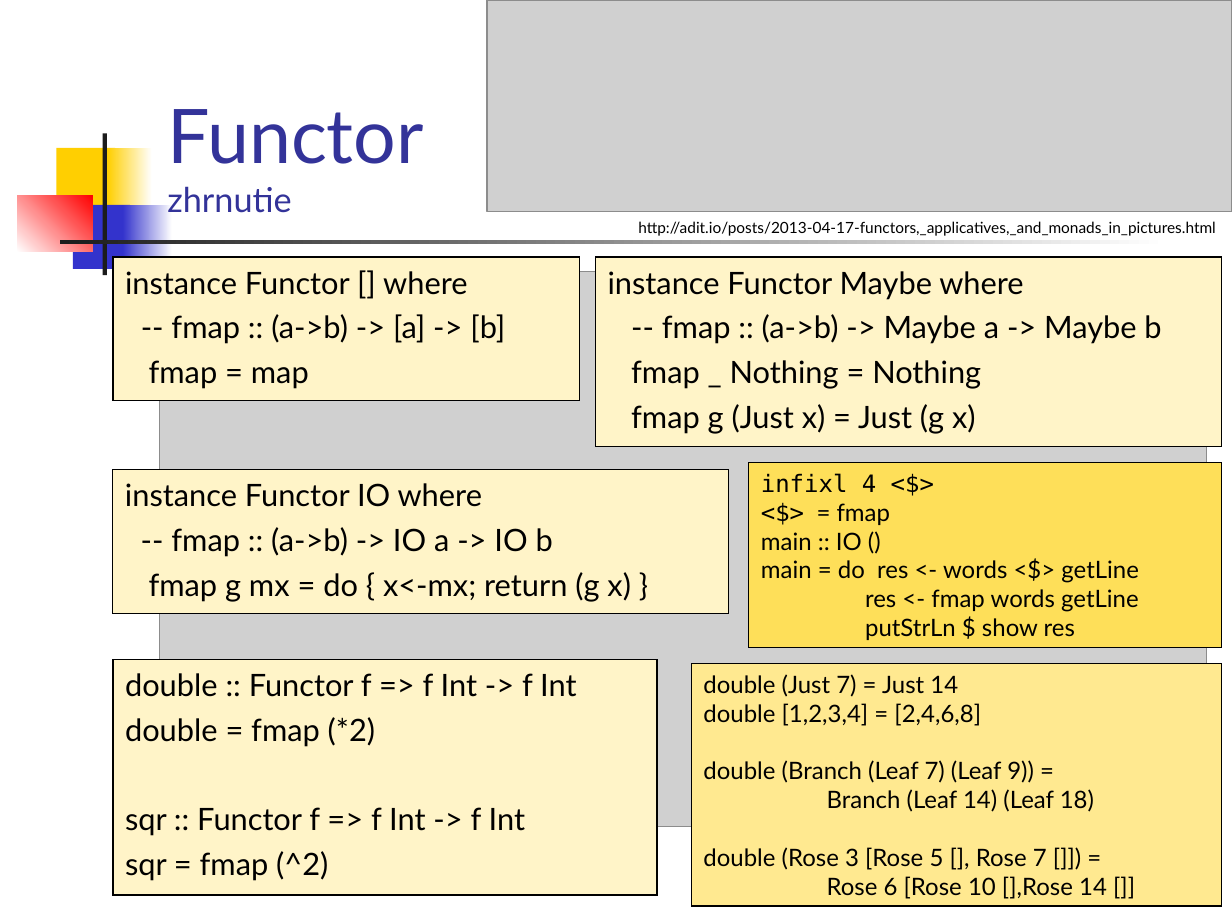
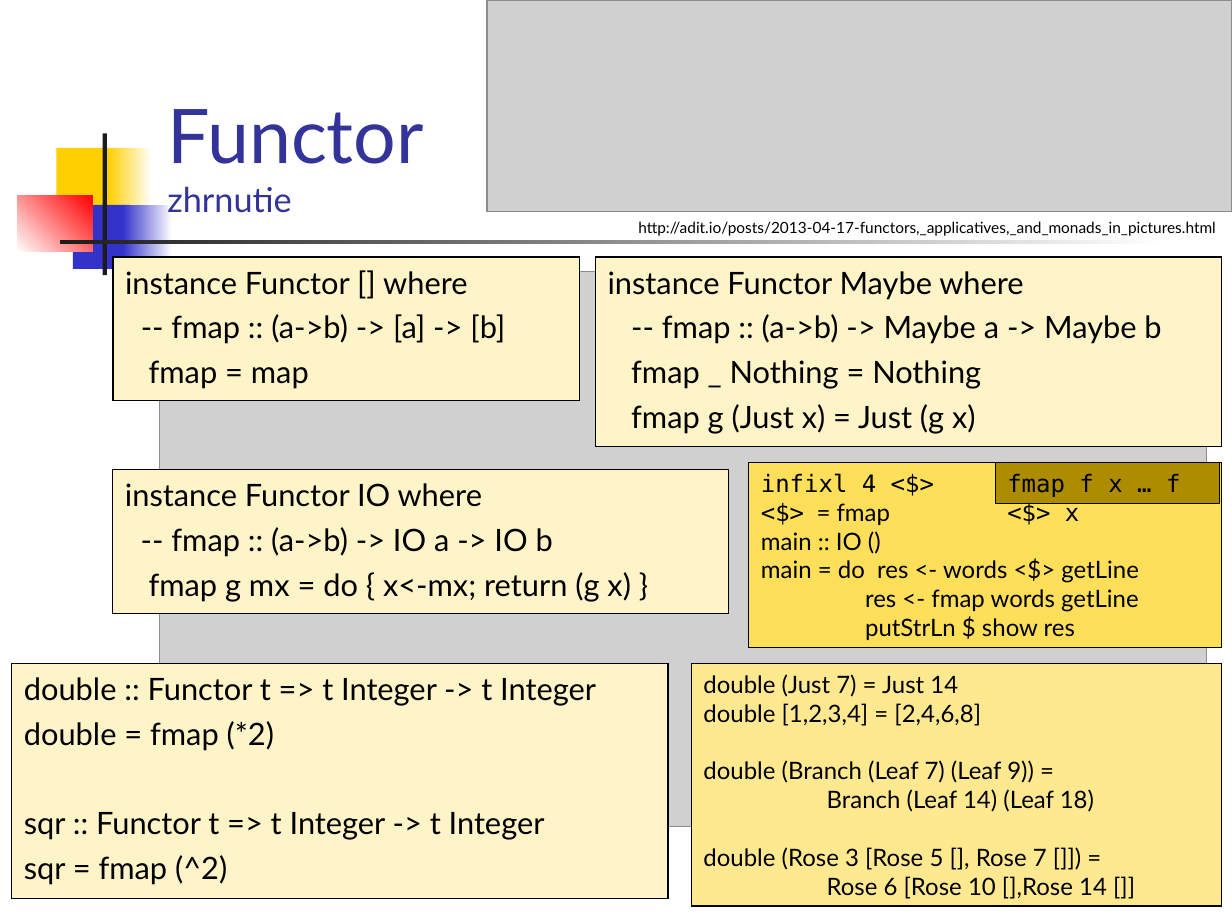
Before and after one commit to Funkcionalne/Prednasky, a slide deck: slide 13 of 11/11_fpro.ppt. Drawn at 1232x924 pixels with LibreOffice and Linux fonts; fonts in the diff are those of the drawing; grey boxes stand for pictures. Boxes give left, top, right and bottom in pixels: in the first picture for what was removed or moved away, otherwise in the second. Text is boxed around its words. In the diff, an @@ line names an element or a change of style, - is before the commit and + after.

```diff
--- a/11/11_fpro.ppt
+++ b/11/11_fpro.ppt
@@ rectangle added at (x1=995, y1=462, x2=1220, y2=504), fill #AD8C01, outline #000000 0.74 pt, 14 pt, text #000000 @@
+fmap f x … f <$> x
@@ rectangle "double :: Functor t => ..." resized from (x1=113, y1=660, x2=658, y2=896) to (x1=12, y1=664, x2=669, y2=899) @@
@@ text in rectangle at (x1=24, y1=677, x2=596, y2=706): text changed @@
-double :: Functor f => f Int -> f Int
+double :: Functor t => t Integer -> t Integer
@@ text in rectangle at (x1=24, y1=812, x2=545, y2=840): text changed @@
-sqr :: Functor f => f Int -> f Int
+sqr :: Functor t => t Integer -> t Integer
```
Also in this commit, not shown: 4 other slides changed, 11 other files.
